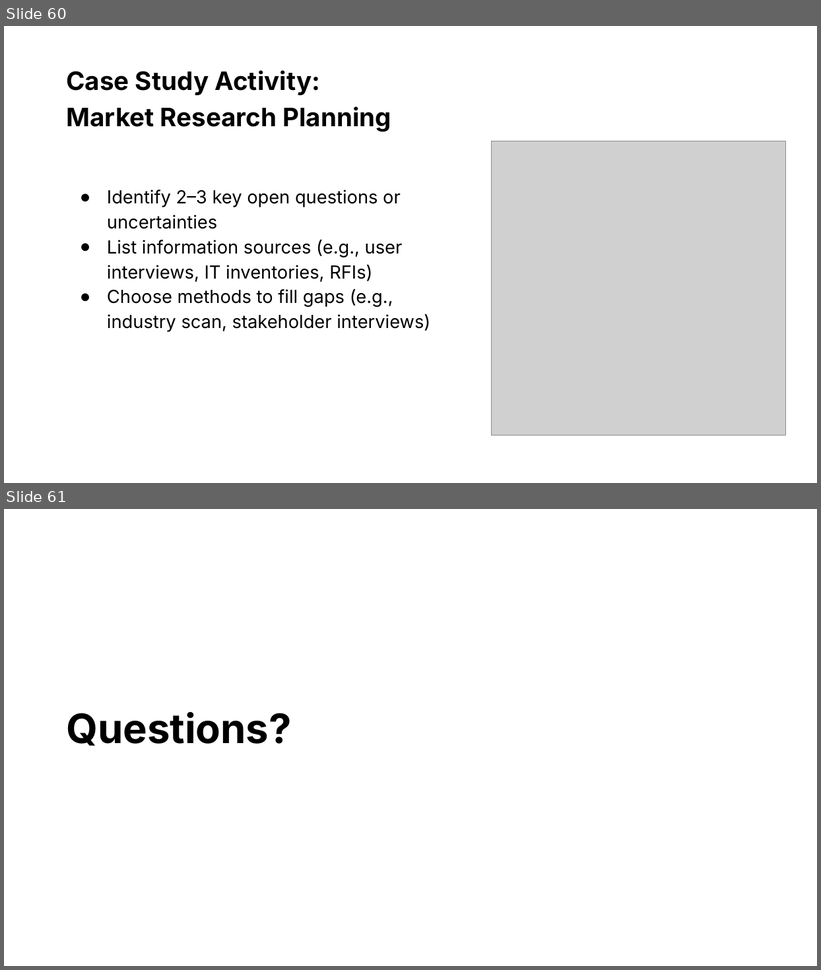
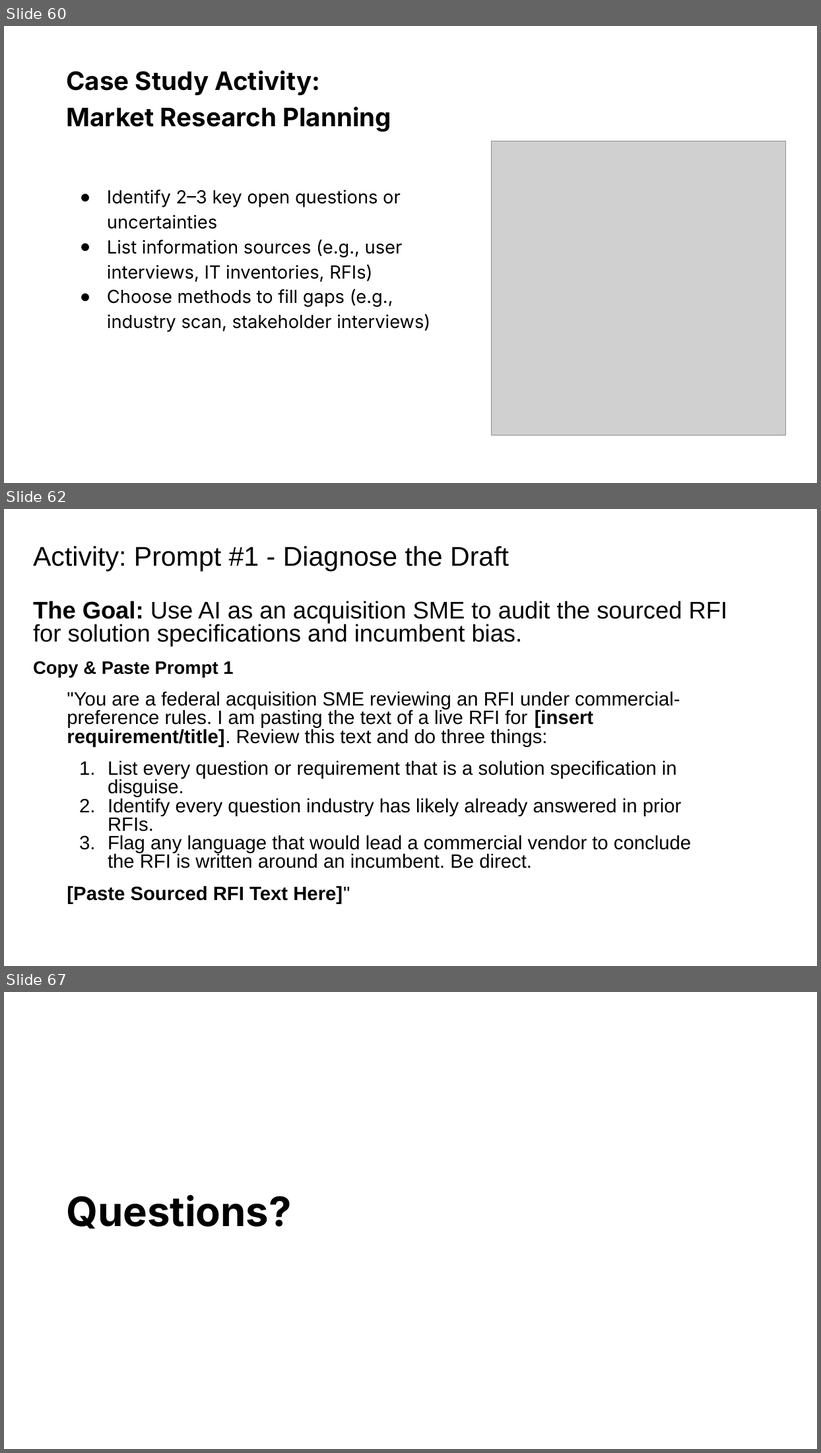
Before and after one commit to usds/ditap-curriculum-update, a slide deck: 3_Curriculum/3A_DITAP-Core-Curriculum/Module-2/In-Class Materials/1_Module 2 Presentation.pptx. Shown one above the other, each under a label of ours: slides 60 and 61 before the commit, slides 60, 62 and 67 after it; the slides between them are not shown. The pictures are 821x970 and 821x1453 pixels, drawn with LibreOffice and Linux fonts; fonts in the diff are those of the drawing; grey boxes stand for pictures. Boxes give left, top, right and bottom in pixels: in the first picture for what was removed or moved away, otherwise in the second. Text is boxed around its words. In the diff, an @@ line names an element or a change of style, - is before the commit and + after.

Commit message:
Add files via upload
Updating slides to correspond to the updated Activity: Signal or Noise? Evaluating RFIs with AI activity

```diff
--- a/3_Curriculum/3A_DITAP-Core-Curriculum/Module-2/In-Class Materials/1_Module 2 Presentation.pptx
+++ b/3_Curriculum/3A_DITAP-Core-Curriculum/Module-2/In-Class Materials/1_Module 2 Presentation.pptx
@@ slide 62 added at <box>4,509,817,966</box>, background #FFFFFF @@
@@ title added at <box>33,546,509,572</box>, 24 pt, text #000000 @@
+Activity: Prompt #1 - Diagnose the Draft
@@ text added at <box>33,601,728,904</box>, 17.2 pt, text #000000 @@
+The Goal: Use AI as an acquisition SME to audit the sourced RFI for solution specifications and incumbent bias.
+Copy & Paste Prompt 1
+"You are a federal acquisition SME reviewing an RFI under commercial-preference rules. I am pasting the text of a live RFI for [insert requirement/title]. Review this text and do three things:
+1. List every question or requirement that is a solution specification in disguise.
+2. Identify every question industry has likely already answered in prior RFIs.
+3. Flag any language that would lead a commercial vendor to conclude the RFI is written around an incumbent. Be direct.
+[Paste Sourced RFI Text Here]"
@@ what was slide 61 is now slide 67 @@
```
Also in this commit, not shown: 5 other slides added.
